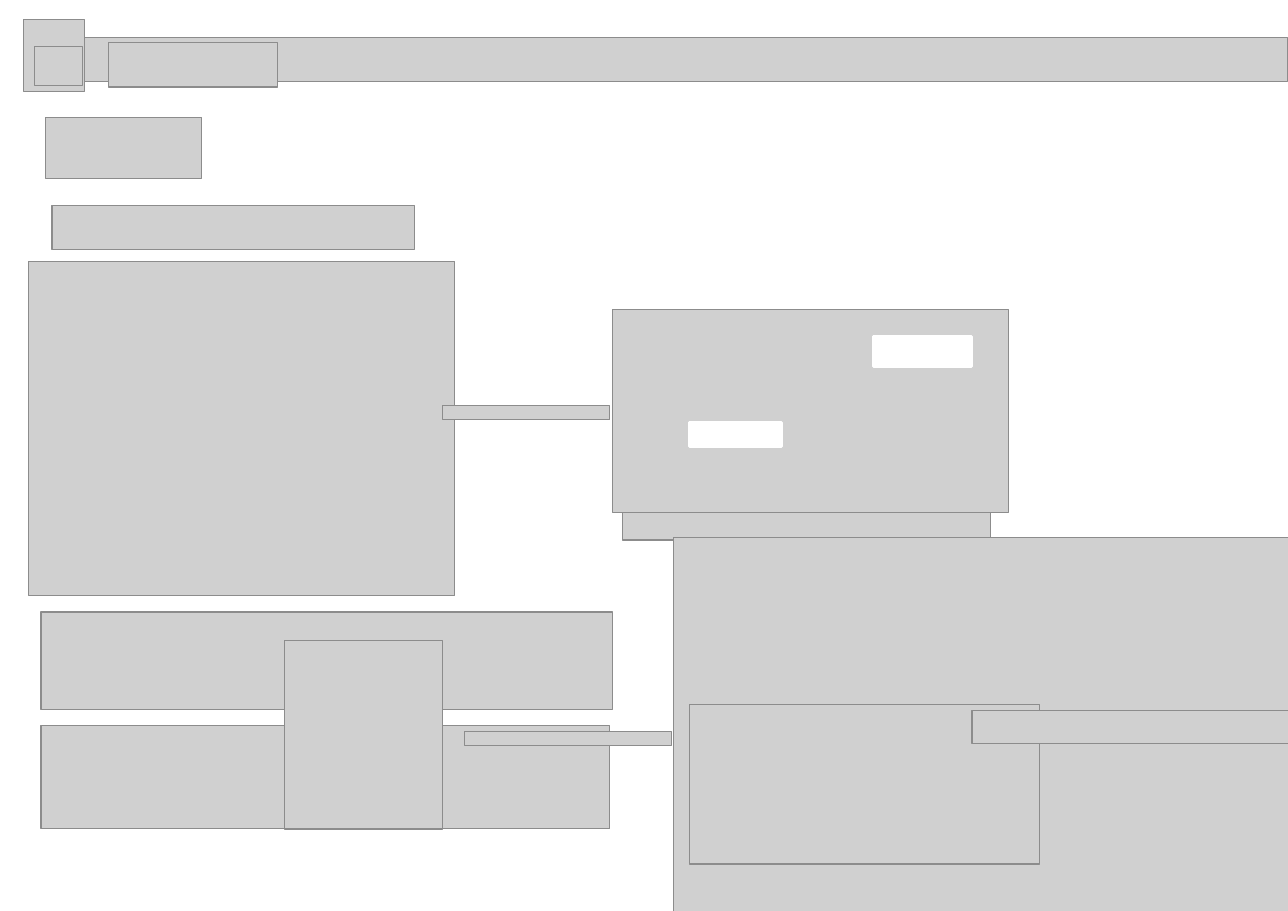
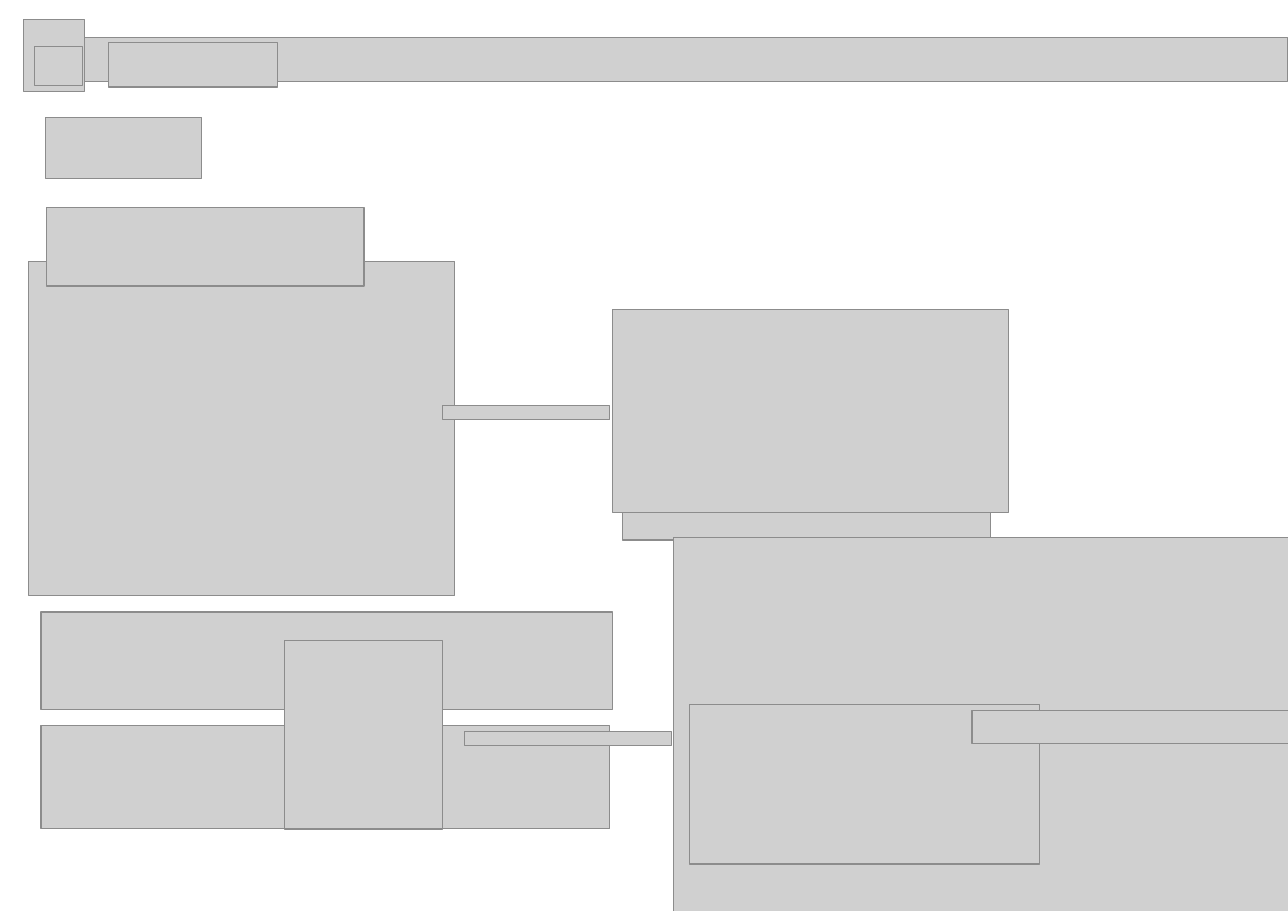
Before and after one commit to JUNYONG99/CampusMarket_JP, a slide deck: slide 13 of portfolio/CampusMarket.pptx. Drawn at 1288x911 pixels with LibreOffice and Linux fonts; fonts in the diff are those of the drawing; grey boxes stand for pictures; background and template pictures are left out. Boxes give left, top, right and bottom in pixels: in the first picture for what was removed or moved away, otherwise in the second. Text is boxed around its words. In the diff, an @@ line names an element or a change of style, - is before the commit and + after.

```diff
--- a/portfolio/CampusMarket.pptx
+++ b/portfolio/CampusMarket.pptx
@@ picture: place and size @@
-picture at [52,205,414,249]
+picture at [47,207,364,286]
@@ rectangle removed at [873,336,972,367] @@
@@ rectangle removed at [689,423,781,446] @@
```
Also in this commit, not shown: 6 other slides changed, 2 other files.
